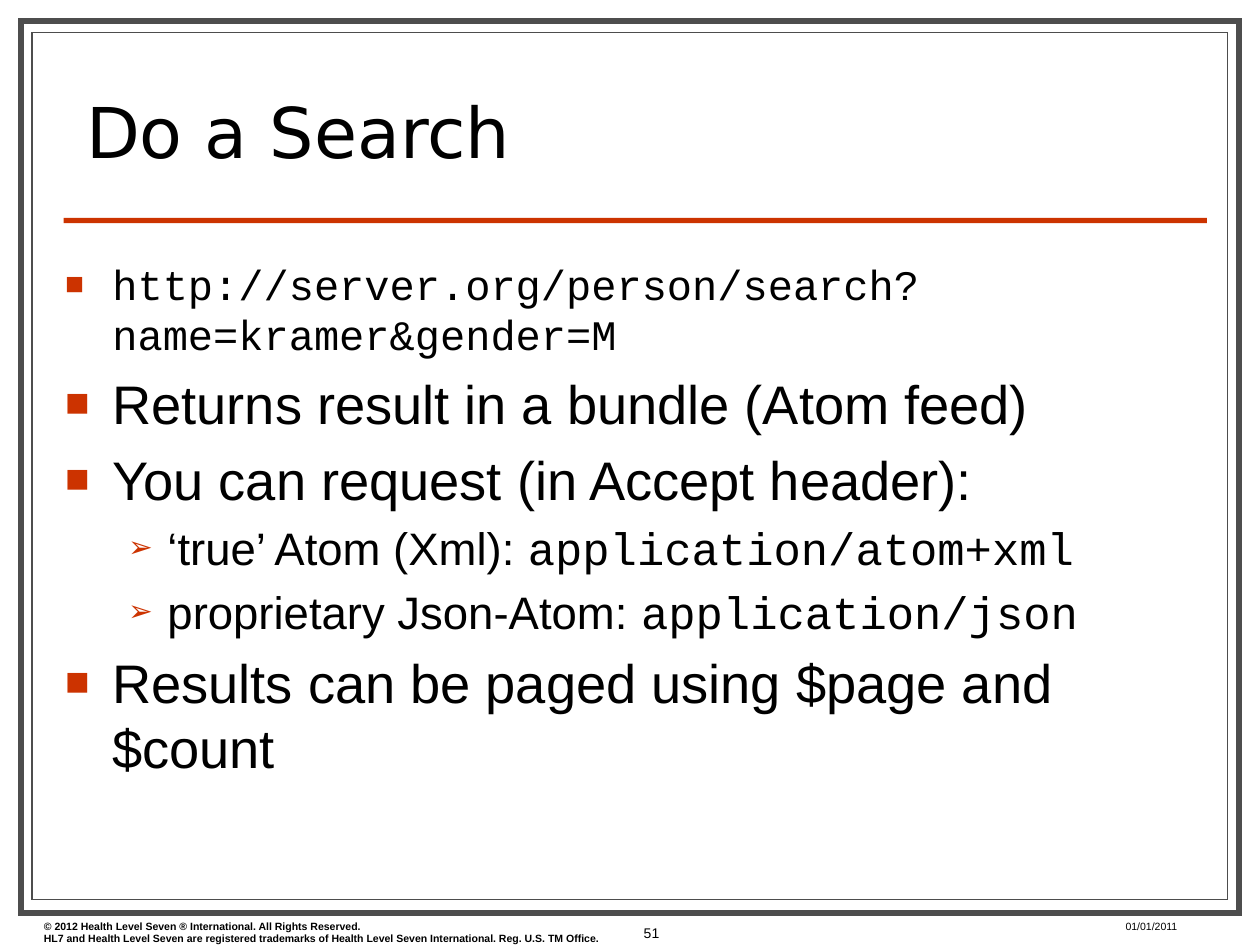
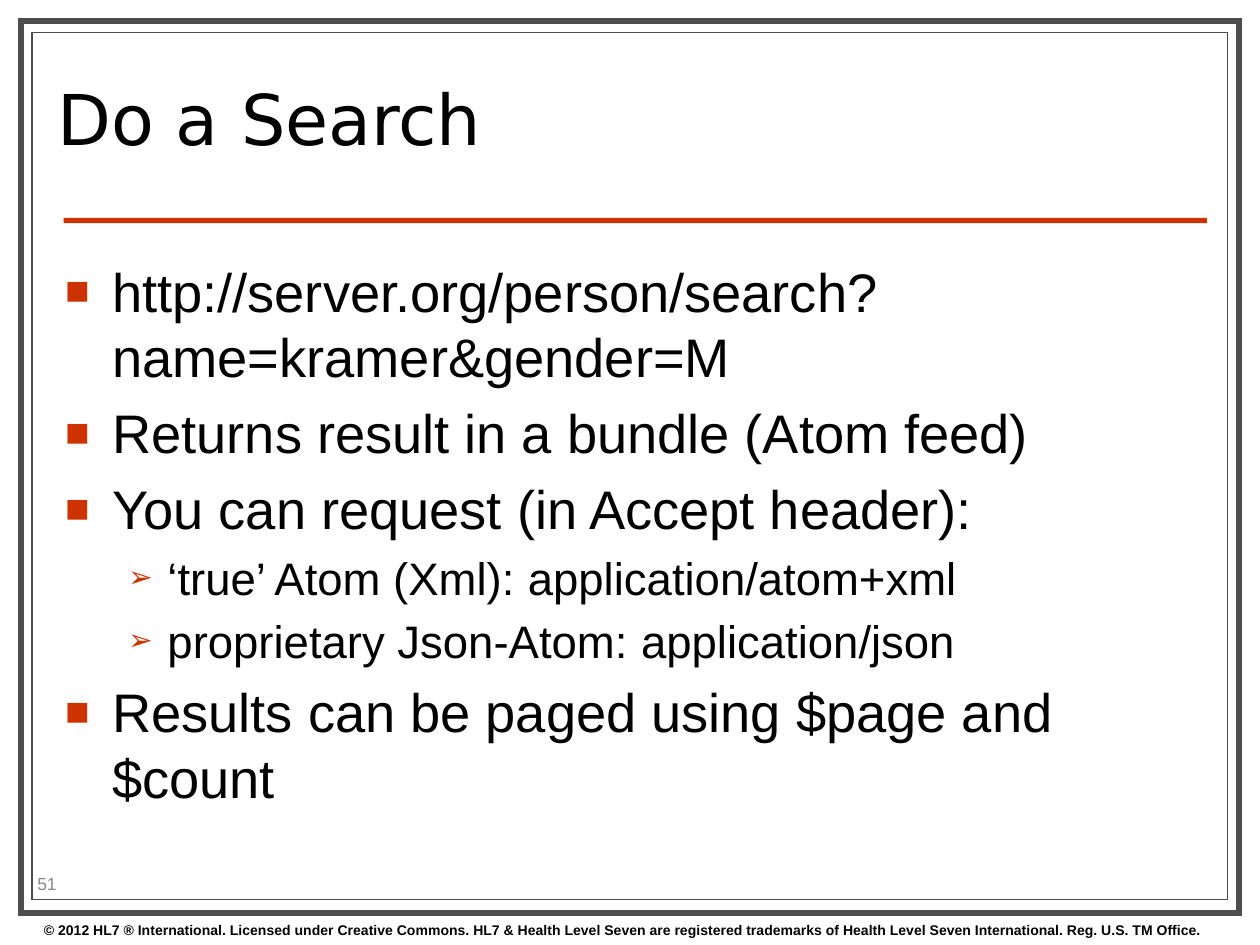
Before and after one commit to vista-novo/fhir, a slide deck: slide 51 of presentations/2013-01 Tutorials/201301 - Phoenix - FhirForDevelopersWGMTutorial.pptx. Drawn at 1260x945 pixels with LibreOffice and Linux fonts; fonts in the diff are those of the drawing; background and template pictures are left out. Boxes give left, top, right and bottom in pixels: in the first picture for what was removed or moved away, otherwise in the second. Text is boxed around its words. In the diff, an @@ line names an element or a change of style, - is before the commit and + after.

```diff
--- a/presentations/2013-01 Tutorials/201301 - Phoenix - FhirForDevelopersWGMTutorial.pptx
+++ b/presentations/2013-01 Tutorials/201301 - Phoenix - FhirForDevelopersWGMTutorial.pptx
@@ title "Do a Search": place and size @@
-title "Do a Search" at [86,104,510,159]
+title "Do a Search" at [57,91,481,146]
@@ title "Do a Search" at [57,91,481,146]: vertical alignment bottom to middle @@
@@ text at [112,272,956,668]: size 24 to 31 pt in "http://server.org/person/search? name=kramer&gender=M"; font Courier New to Arial in "http://server.org/person/search? name=kramer&gender=M", "application/atom+xml", "application/json"; more space between paragraphs @@
@@ page number: place and size @@
-page number at [644,928,660,938]
+page number at [37,878,56,890]
@@ page number at [37,878,56,890]: size 8 to 10 pt, text colour #000000 to #8C8C8C; alignment right to left @@
@@ text at [58,925,1201,938]: text changed; size 6 to 8 pt @@
-© 2012 Health Level Seven ® International. All Rights Reserved.
-HL7 and Health Level Seven are registered trademarks of Health Level Seven International. Reg. U.S. TM Office.
+© 2012 HL7 ® International. Licensed under Creative Commons. HL7 & Health Level Seven are registered trademarks of Health Level Seven International. Reg. U.S. TM Office.
@@ text removed at [1126,922,1178,930] @@
-01/01/2011
```
Also in this commit, not shown: 84 other slides changed, 1 slide added, 1 slide removed.
